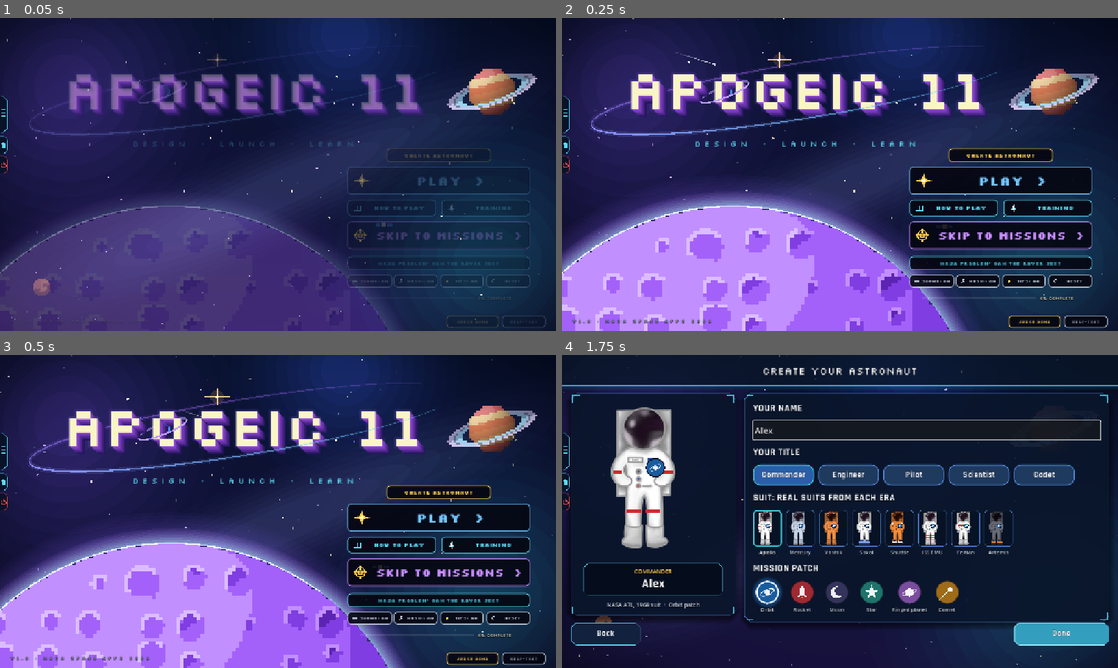
Above: before the commit, frames 1-4 (two rows, left to right).
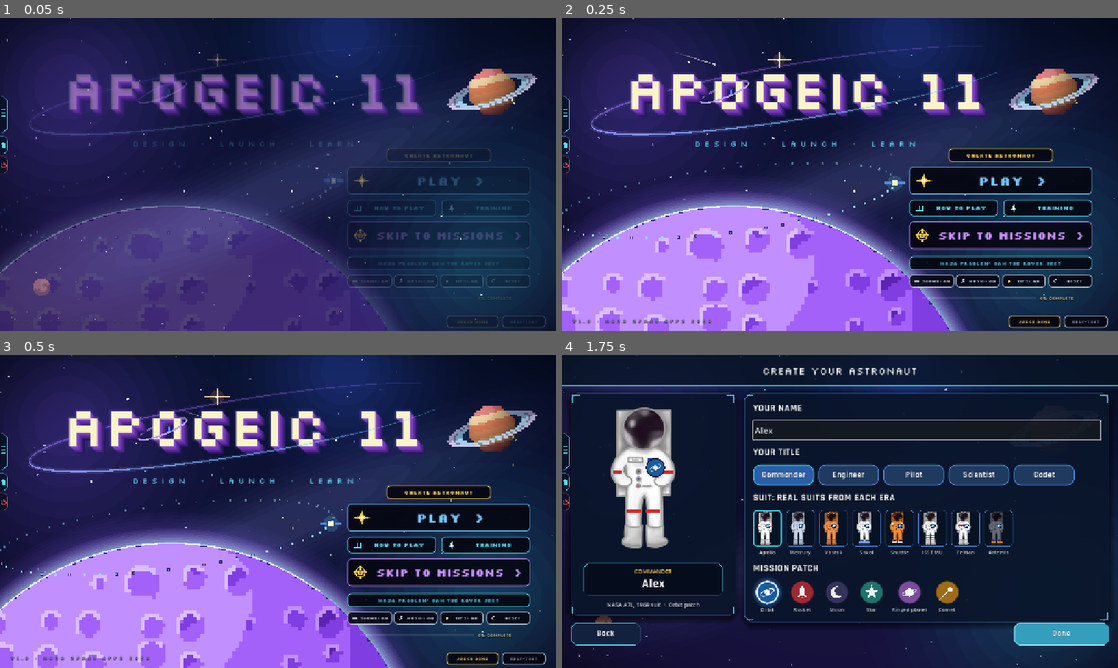
Above: after the commit, the same moments.

Repository: a77chand/apogeic
Game: Godot game, scene res://scenes/main.tscn
Same seed, same stepped clock (60 frames per second), same inputs: the game is played once before the commit and once after it.
Inputs (mouse positions are in pixels of both pictures, inside the frame that each line leads up to):
- Up to frame 1 (0.05 s): no input
- Up to frame 2 (0.25 s): no input
- Up to frame 3 (0.5 s): no input
- Up to frame 4 (1.75 s): click "PLAY >" at 0.5 s; click (928, 430) at 1.27 s; type "Alex" at 1.35 s

The runs differ from the first frame. In frame 1, 0.1% of the frame differs, in the area x 0-71%, y 50-71%; in frame 2, 0.3%, in the area x 0-70%, y 46-71%; in frame 3, 0.3%; in frame 4, nothing differs.

Commit message:
Title: the satellite really orbits the planet (in front, behind, nearer = bigger)

Diff:
--- a/scripts/ui/logo.gd
+++ b/scripts/ui/logo.gd
@@ -188,15 +188,43 @@
 		var glow: Color = Color(0.70, 0.88, 1.0).lerp(Color(0.72, 0.50, 1.0), float(i) / 8.0)
 		draw_arc(c + Vector2(PX * 0.5, PX * 0.5), r + 2.0 + float(i) * 4.0, PI * 1.0, PI * 1.9, 128, Color(glow, maxf(0.04, a)), 4.0)
 	draw_arc(c + Vector2(PX * 0.5, PX * 0.5), r + 1.0, PI * 1.05, PI * 1.7, 128, Color(0.92, 0.98, 1.0, 0.95), 3.0)
-	# a small satellite crossing above the horizon, hidden while it is behind the planet
-	var oc: Vector2 = c + Vector2(0.0, -r * 0.92)
-	var rx: float = r * 0.85
-	var ry: float = r * 0.12
-	var sa: float = _t * 0.3
-	var sp: Vector2 = oc + Vector2(cos(sa) * rx, sin(sa) * ry)
-	if sin(sa) < 0.0 and sp.distance_to(c) < r:
-		return
-	sp = sp.snapped(Vector2(4, 4))
-	draw_rect(Rect2(sp - Vector2(5, 5), Vector2(10, 10)), C_CREAM)
-	draw_rect(Rect2(sp - Vector2(19, 3), Vector2(11, 6)), Color(0.30, 0.55, 0.95))
-	draw_rect(Rect2(sp + Vector2(8, -3), Vector2(11, 6)), Color(0.30, 0.55, 0.95))
+	_draw_orbit(c, r)
+
+
+## A satellite on a real, tilted orbit round the planet: the near half of the orbit passes
+## in front of the planet's face, the far half goes behind it (hidden where the planet is in
+## the way). The satellite looks bigger on the near side, so it reads as going round, not
+## sliding back and forth.
+func _draw_orbit(c: Vector2, r: float) -> void:
+	# centred just inside the planet's top edge, so the far half of the orbit dips behind
+	# the planet and the near half passes across its face
+	var oc: Vector2 = c + Vector2(-10.0, -r - 10.0)
+	var rx: float = 390.0
+	var ry: float = 74.0
+	var tilt: float = -0.12
+	# the orbit line: a dotted ring, faint behind, brighter in front
+	for i in range(120):
+		var a: float = TAU * float(i) / 120.0
+		var p: Vector2 = oc + Vector2(cos(a) * rx, sin(a) * ry).rotated(tilt)
+		var front: bool = sin(a) > 0.0
+		if not front and p.distance_to(c) < r:
+			continue
+		if i % 2 == 0:
+			var dot: Rect2 = Rect2(p.snapped(Vector2(2, 2)) - Vector2(2, 2), Vector2(4, 4))
+			if front:
+				draw_rect(dot.grow(1.0), Color(0.10, 0.04, 0.25, 0.8))   # dark edge so it shows on the planet
+			draw_rect(dot, Color(0.55, 0.92, 1.0, 0.95 if front else 0.45))
+	# the satellite: one orbit every 16 seconds
+	var sa: float = _t * TAU / 16.0
+	var sp: Vector2 = oc + Vector2(cos(sa) * rx, sin(sa) * ry).rotated(tilt)
+	var near: bool = sin(sa) > 0.0
+	if not near and sp.distance_to(c) < r + 6.0:
+		return   # behind the planet
+	var k: float = 0.75 + 0.45 * (0.5 + 0.5 * sin(sa))   # bigger when nearer
+	sp = sp.snapped(Vector2(2, 2))
+	var body: Vector2 = Vector2(12, 12) * k
+	var panel: Vector2 = Vector2(16, 7) * k
+	draw_circle(sp, 18.0 * k, Color(UI.C_ACCENT, 0.18))
+	draw_rect(Rect2(sp - body * 0.5, body), C_CREAM)
+	draw_rect(Rect2(sp - Vector2(body.x * 0.5 + panel.x + 2.0, panel.y * 0.5), panel), Color(0.30, 0.55, 0.95))
+	draw_rect(Rect2(sp + Vector2(body.x * 0.5 + 2.0, -panel.y * 0.5), panel), Color(0.30, 0.55, 0.95))
